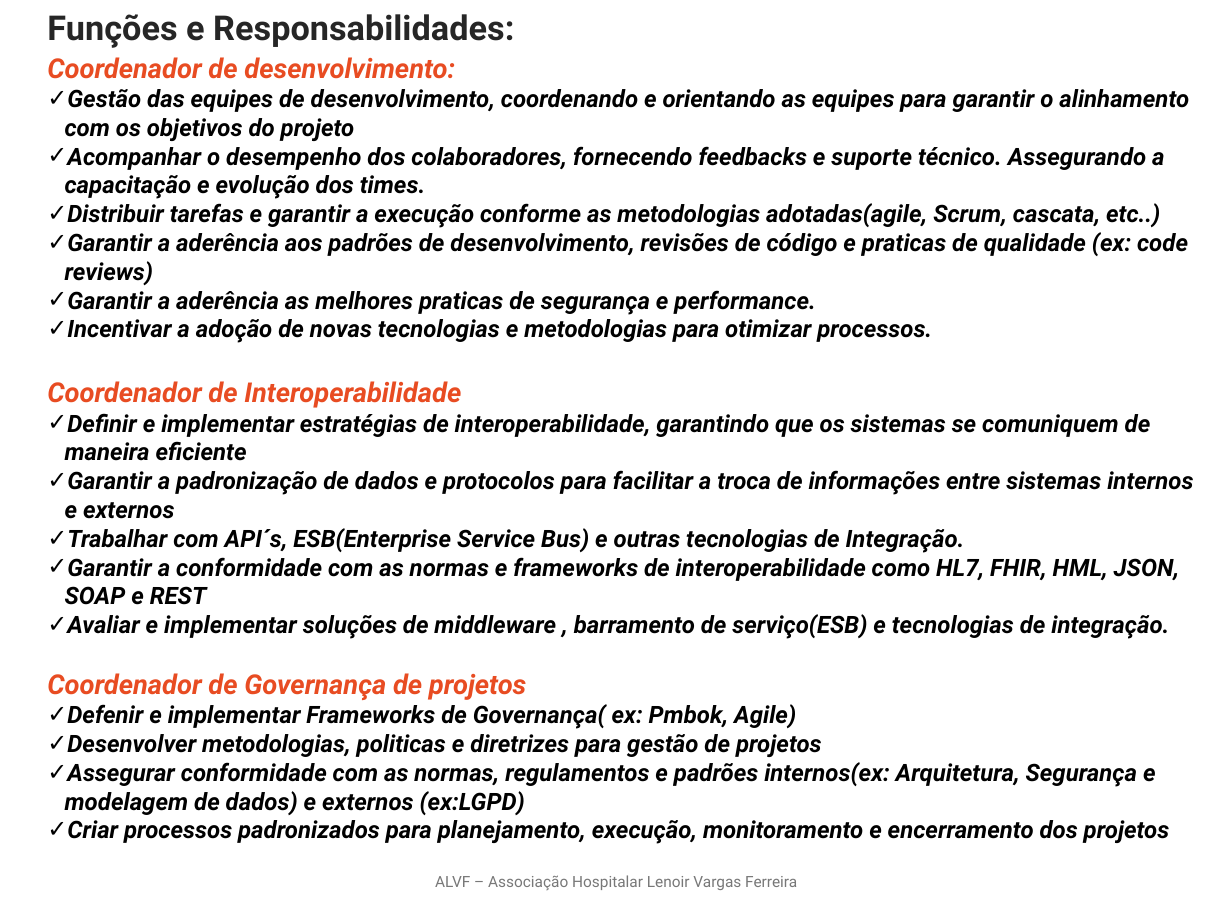
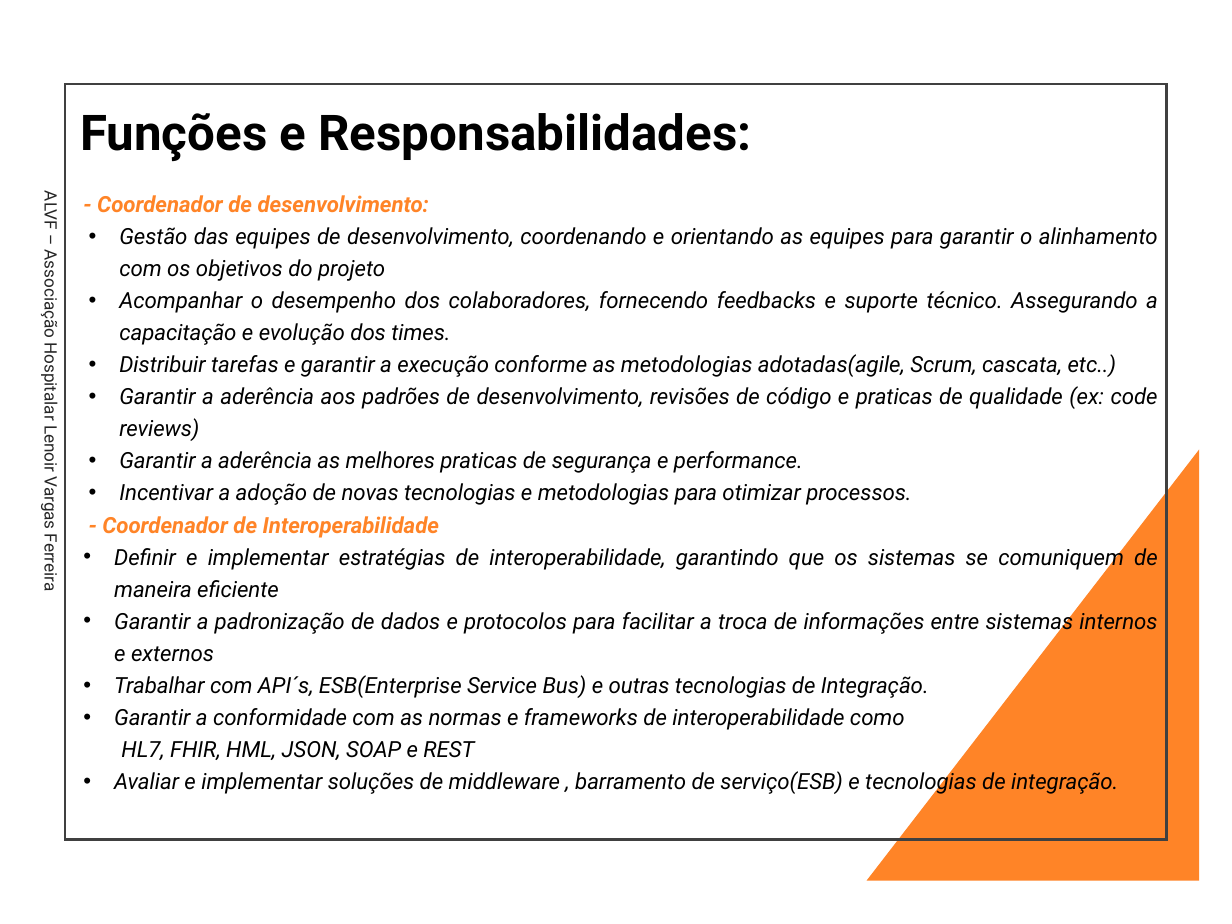
Before and after one commit to ProjetosALVF/ALVF_ProspeccaoGestao_TI, a slide deck: slide 17 of ALVF_Organizacional_ConselhoDe Administracao_Fev_2025/Estrutura_OrganizacionalGovernançaDeTI_ALVF.pptx (slide 16 before the commit). Drawn at 1232x924 pixels with LibreOffice and Linux fonts; fonts in the diff are those of the drawing. Boxes give left, top, right and bottom in pixels: in the first picture for what was removed or moved away, otherwise in the second. Text is boxed around its words. In the diff, an @@ line names an element or a change of style, - is before the commit and + after.

```diff
--- a/ALVF_Organizacional_ConselhoDe Administracao_Fev_2025/Estrutura_OrganizacionalGovernançaDeTI_ALVF.pptx
+++ b/ALVF_Organizacional_ConselhoDe Administracao_Fev_2025/Estrutura_OrganizacionalGovernançaDeTI_ALVF.pptx
@@ rectangle added at (x1=65, y1=84, x2=1167, y2=839), outline #404040 1.5 pt @@
@@ title "Funções e Responsabilidades:" moved from (x1=47, y1=14, x2=514, y2=48) to (x1=80, y1=113, x2=752, y2=162) @@
@@ title "Funções e Responsabilidades:" at (x1=80, y1=113, x2=752, y2=162): size 20 to 28.8 pt, text colour #262626 to #000000 @@
@@ text "ALVF – Associação Hospitalar Lenoir ..." moved from (x1=435, y1=875, x2=797, y2=890) to (x1=40, y1=194, x2=63, y2=590) @@
@@ text "ALVF – Associação Hospitalar Lenoir ..." at (x1=40, y1=194, x2=63, y2=590): size 9 to 10 pt, text colour #797979 to #262626; alignment centre to left; more space between paragraphs; vertical alignment middle to top; rotation 0 to 90 degrees @@
@@ text "- Coordenador de desenvolvimento:" moved from (x1=47, y1=57, x2=1193, y2=844) to (x1=97, y1=195, x2=1158, y2=795) @@
@@ text at (x1=97, y1=195, x2=429, y2=213): text changed; size 16 to 13 pt; text colour #E84C22 to #FF8427 @@
-Coordenador de desenvolvimento:
+- Coordenador de desenvolvimento:
@@ text at (x1=114, y1=227, x2=1158, y2=795): size 14 to 13 pt, bold off in "Gestão das equipes de desenvolvimento, coordenando e ...", "Acompanhar o desempenho dos colaboradores, fornecendo feedba ...", "Distribuir tarefas e garantir a execução conforme ...", "Garantir a aderência aos padrões de desenvolvimento, ..." and 6 more places; alignment left to justified; bullet ✓ to •; list level 1 to 2 in "Gestão das equipes de desenvolvimento, ..."; line spacing 1 to 1.2; list level 1 to 2 in "Acompanhar o desempenho dos colaboradores, ..."; list level 1 to 2 in "Distribuir tarefas e garantir a ..."; list level 1 to 2 in "Garantir a aderência aos padrões ..."; list level 1 to 2 in "Garantir a aderência as melhores ..."; list level 1 to 2 in "Incentivar a adoção de novas ..."; list level 1 to 2 in "Definir e implementar estratégias de ..."; list level 1 to 2 in "Garantir a padronização de dados ..."; list level 1 to 2 in "Trabalhar com API´s, ESB(Enterprise Service ..."; list level 1 to 2 in "Avaliar e implementar soluções de ..." @@
@@ right triangle added at (x1=866, y1=450, x2=1199, y2=881), fill #FF8427 @@
@@ text at (x1=102, y1=516, x2=439, y2=538): text changed; size 16 to 13 pt; text colour #E84C22 to #FF8427 @@
-Coordenador de Interoperabilidade
+  - Coordenador de Interoperabilidade
@@ text at (x1=47, y1=673, x2=1170, y2=844): paragraphs removed @@
-Coordenador de Governança de projetos
-✓ Defenir e implementar Frameworks de Governança( ex: Pmbok, Agile)
-✓ Desenvolver metodologias, politicas e diretrizes para gestão de projetos
-✓ Assegurar conformidade com as normas, regulamentos e padrões internos(ex: Arquitetura, Segurança e modelagem de dados) e externos (ex:LGPD)
-✓ Criar processos padronizados para planejamento, execução, monitoramento e encerramento dos projetos
@@ text at (x1=114, y1=708, x2=905, y2=760): text changed; size 14 to 13 pt; bold off @@
-✓ Garantir a conformidade com as normas e frameworks de interoperabilidade como HL7, FHIR, HML, JSON, SOAP e REST
+  • Garantir a conformidade com as normas e frameworks de interoperabilidade como
+  HL7, FHIR, HML, JSON, SOAP e REST
```
Also in this commit, not shown: 7 other slides changed, 4 slides added, 3 slides removed, 2 other files.
